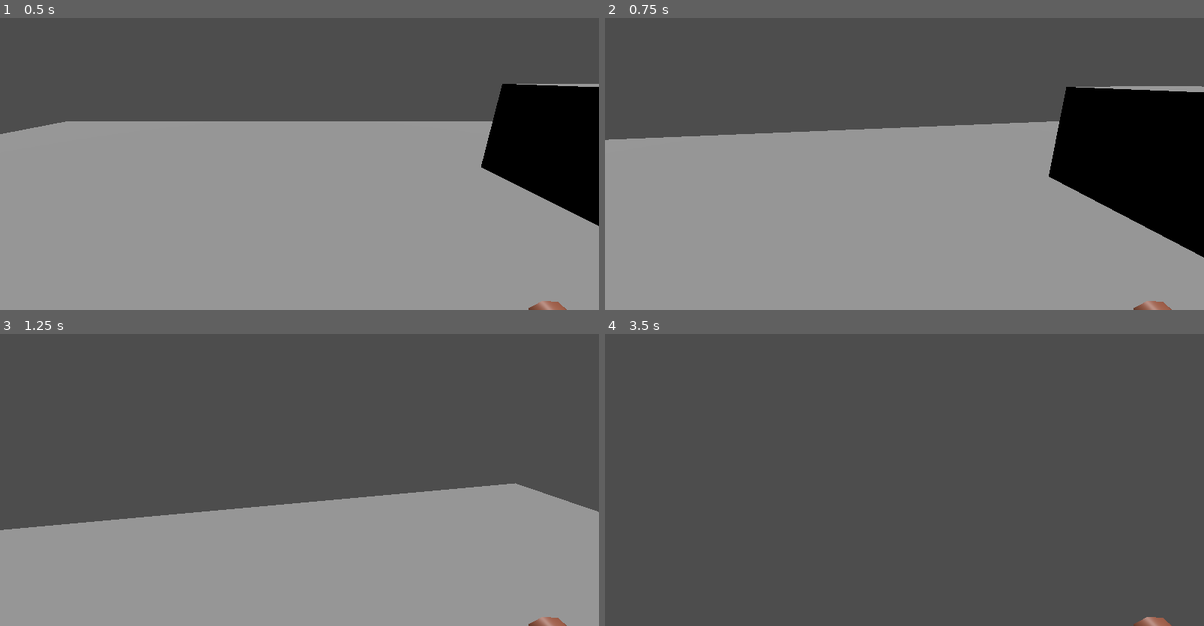
Above: before the commit, frames 1-4 (two rows, left to right).
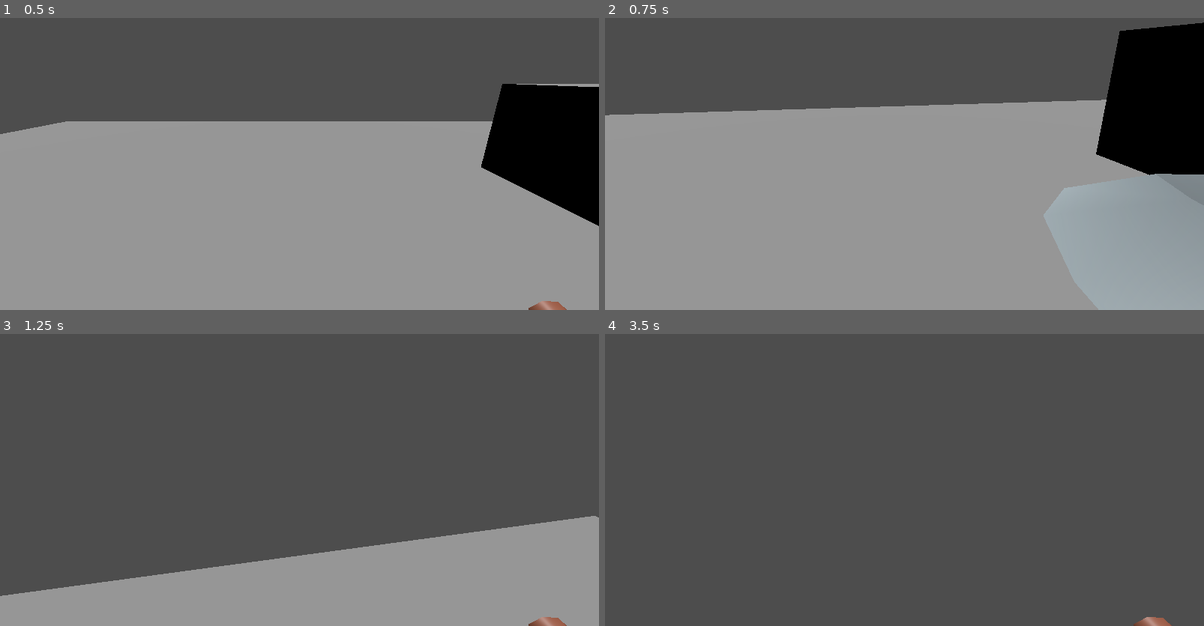
Above: after the commit, the same moments.

Repository: mareluca675/the-well
Game: Godot game, scene res://scenes/main.tscn
Two runs of this game, one before a commit and one after it. Both use one fixed random seed, a clock stepped at 60 frames per second and the inputs below.
Inputs (mouse positions are in pixels of both pictures, inside the frame that each line leads up to):
- Up to frame 1 (0.5 s): no input
- Up to frame 2 (0.75 s): tap Enter at 0.5 s; move the mouse to (934, 140) at 0.52 s; hold W (move_forward) from 0.53 s (still down); hold Shift (crouch) from 0.53 s (still down)
- Up to frame 3 (1.25 s): keep holding W (move_forward); keep holding Shift (crouch); tap Space (jump) at 0.77 s; tap Ctrl (run, bound only before the commit) at 0.8 s
- Up to frame 4 (3.5 s): keep holding W (move_forward); move the mouse to (874, 459) at 1.27 s; release Shift (crouch) at 1.28 s; tap Ctrl (run, bound only before the commit) at 1.35, 2.3, 2.85 s; tap Space (jump) at 1.52, 2, 3.02 s; tap Shift (crouch) at 1.55, 3.05 s; move the mouse to (916, 450) at 2.02 s; hold Shift (crouch) 2.03-2.78 s; tap Enter at 2.75 s; move the mouse to (898, 462) at 2.77 s

Frame 1 is identical in both runs. In frame 2, 16% of the frame differs, in the area x 0-100%, y 1-100%; in frame 3, 17%, in the area x 0-100%, y 51-90%; in frame 4, less than 0.1%.

Commit message:
Sprint and crouch improvements
Added camera position change on crouch
Added FOV change on crouch and sprint

Diff:
--- a/project.godot
+++ b/project.godot
@@ -47,7 +47,7 @@
 "events": [Object(InputEventKey,"resource_local_to_scene":false,"resource_name":"","device":-1,"window_id":0,"alt_press …(195 unchanged characters)…
 ]
 }
-run={
+sprint={
 "deadzone": 0.2,
 "events": [Object(InputEventKey,"resource_local_to_scene":false,"resource_name":"","device":-1,"window_id":0,"alt_press …(195 unchanged characters)…
 ]
--- a/scripts/player_movement.gd
+++ b/scripts/player_movement.gd
@@ -2,12 +2,20 @@
 
 @onready var camera_3d = $Camera3D
 
+const gravity = 100
+#movement
 const SPEED = 100.0
 const CROUCH_MOD = 0.5
 const SPRINT_MOD = 2
 const JUMP_VELOCITY = 50
+
+#camera
 const CAMERA_SENS = 0.003
-const gravity = 100
+const CAMERA_V_OFFSET = 0
+const CROUCH_CAMERA_V_OFFSET_MOD = -5
+const BASE_FOV = 75
+const CROUCH_FOV_MOD = 15
+const SPRINT_FOV_MOD = 15
 
 func _ready():
 	Input.mouse_mode = Input.MOUSE_MODE_CAPTURED
@@ -32,15 +40,23 @@
 	var direction = (transform.basis * Vector3(input_dir.x, 0, input_dir.y)).normalized()
 
 	var crouching = Input.is_action_pressed("crouch")
-	var sprinting = Input.is_action_pressed("run")
-	var modifier
+	var sprinting = Input.is_action_pressed("sprint")
+	var modifier = 1
 
-	if crouching:
-		modifier = CROUCH_MOD
-	elif sprinting:
-		modifier = SPRINT_MOD
-	else:
-		modifier = 1
+	camera_3d.v_offset = CAMERA_V_OFFSET
+	camera_3d.fov = BASE_FOV
+
+	if is_on_floor():
+		if crouching:
+			modifier = CROUCH_MOD
+
+			camera_3d.v_offset = CROUCH_CAMERA_V_OFFSET_MOD
+			camera_3d.fov = BASE_FOV - CROUCH_FOV_MOD
+		elif sprinting:
+			modifier = SPRINT_MOD
+			camera_3d.fov = BASE_FOV - SPRINT_FOV_MOD
+		else:
+			modifier = 1
 
 	if direction:
 		velocity.x = direction.x * SPEED * modifier
